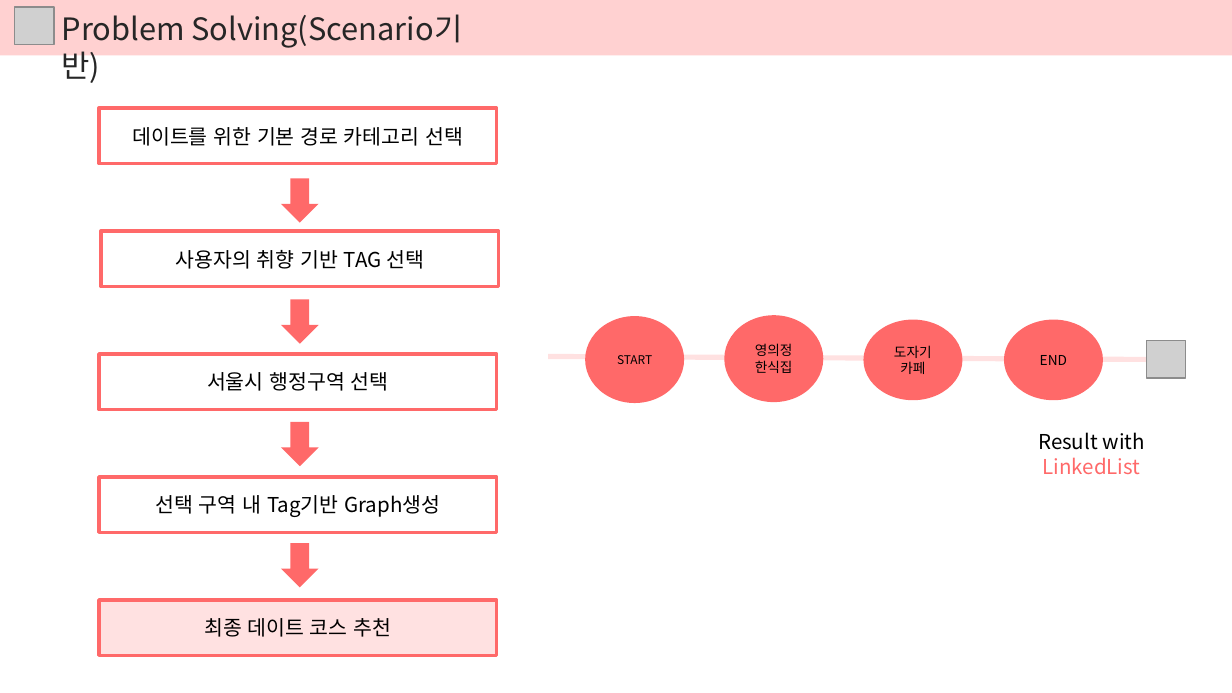
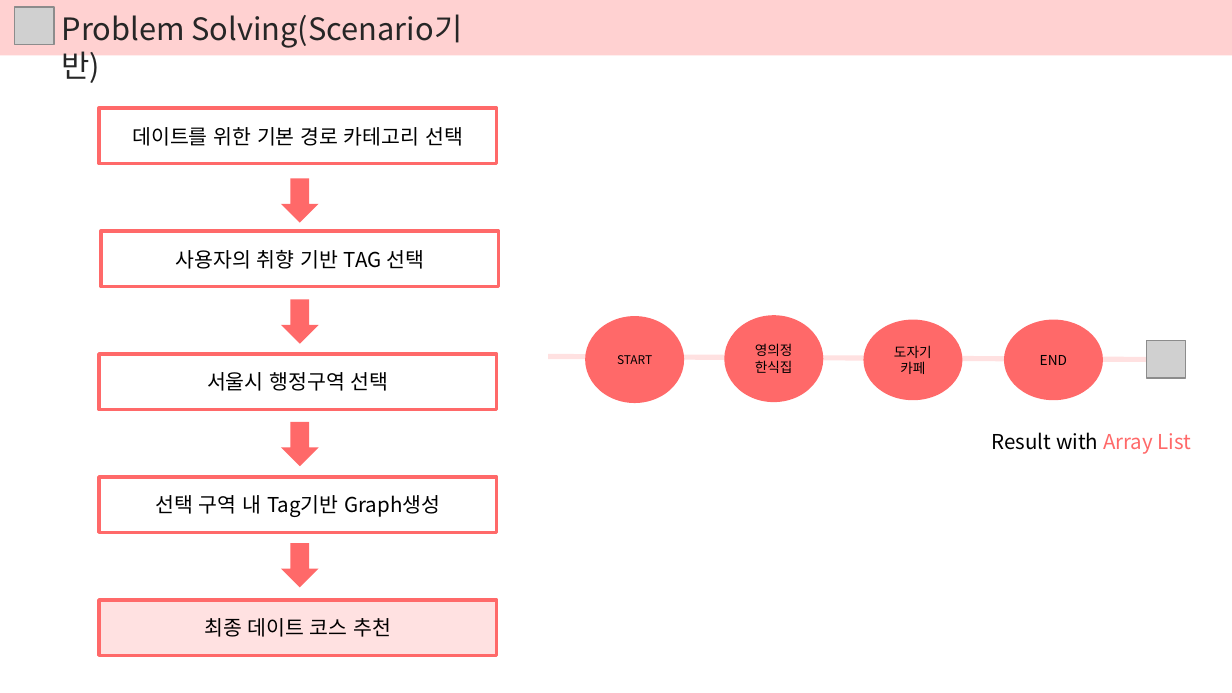
Before and after one commit to DokyeongKwon/DataStructureDesign-2018-2, a slide deck: slide 29 of 02. Problem Solving/서울 데이트 코스 추천 Problem Solving.pptx (slide 26 before the commit). Drawn at 1232x693 pixels with LibreOffice and Linux fonts; fonts in the diff are those of the drawing; grey boxes stand for pictures. Boxes give left, top, right and bottom in pixels: in the first picture for what was removed or moved away, otherwise in the second. Text is boxed around its words. In the diff, an @@ line names an element or a change of style, - is before the commit and + after.

Commit message:
Problem_Solving_Ver1.2
modify Complete

```diff
--- a/02. Problem Solving/서울 데이트 코스 추천 Problem Solving.pptx
+++ b/02. Problem Solving/서울 데이트 코스 추천 Problem Solving.pptx
@@ text at bbox=[992, 432, 1192, 454]: text changed @@
-Result with LinkedList
+Result with Array List
```
Also in this commit, not shown: 9 other slides changed, 4 slides added.
